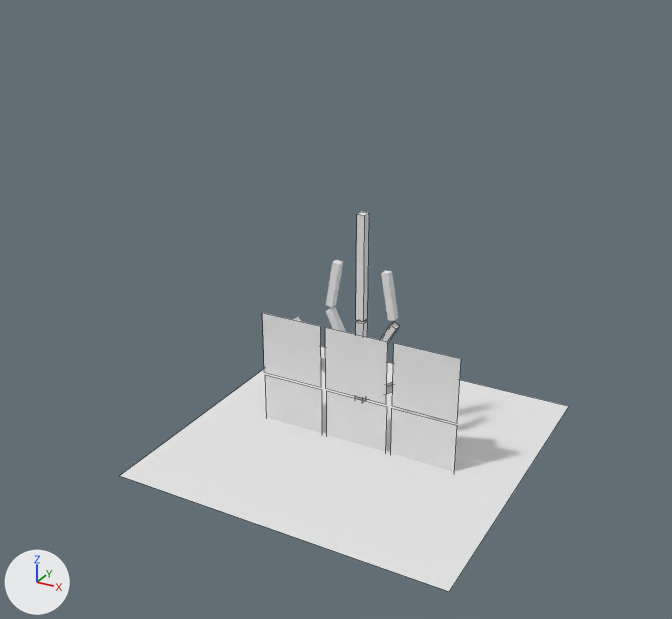
The OBJ model app/src/main/assets/models/tree2.obj: old version first, new version second.
Rendered twice from a camera (50 mm lens) standing at (2.21, -4.32, 2.43) and looking at (-0.17, -0.01, 0.27). Every picture has the same lights, and +X, +Y and +Z are marked at lower left. Mesh edges are drawn as thin lines on the coarser meshes. Where no turn or scale is listed for an object, it has been applied to the vertices.

Names of what the first picture shows: 'Cube.009_Cube.020', 'Plane', 'Plane.001_Plane.023', 'Plane.002_Plane.024', 'Plane.003_Plane.025', 'Plane.004_Plane.026', 'Plane.005_Plane.027', 'Plane.006_Plane.028'.
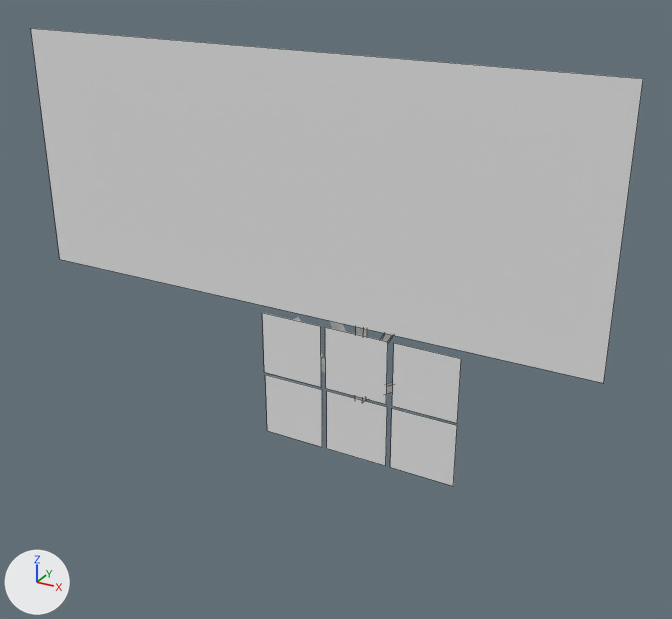
What changed in the scene script:
```text
Add me_plane_000_plane_029:
    me_plane_000_plane_029.from_pydata([(-2.25, -0.07, 0.22), (1.39, -0.07, 0.22), (-2.25, -0.07, 1.72), (1.39, -0.07, 1.72)], [], [(0, 1, 3, 2)])
    me_plane_000_plane_029.materials.append(mat_none)  # white #e7e7e7
Remove ob_plane:
    ob_plane = bpy.data.objects.new('Plane', me_plane)
    ob_plane.location = (0.0, 0.0, 0.0)
Add ob_plane_000_plane_029:
    ob_plane_000_plane_029 = bpy.data.objects.new('Plane.000_Plane.029', me_plane_000_plane_029)
    ob_plane_000_plane_029.location = (0.0, 0.0, 0.0)
```

What differs and where, as boxes (x1, y1, x2, y2) in the pictures (672 x 619 px):
'Plane.000_Plane.029', added: after (31, 28, 643, 383)
'Plane', deleted: before (120, 346, 569, 592)
